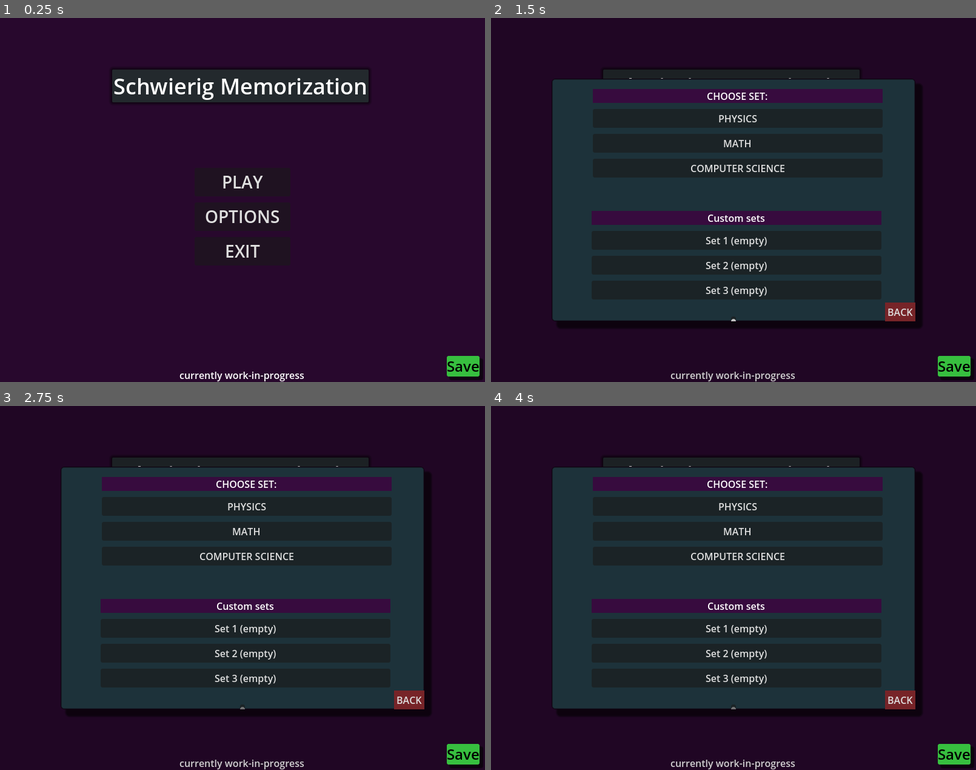
Above: before the commit, frames 1-4 (two rows, left to right).
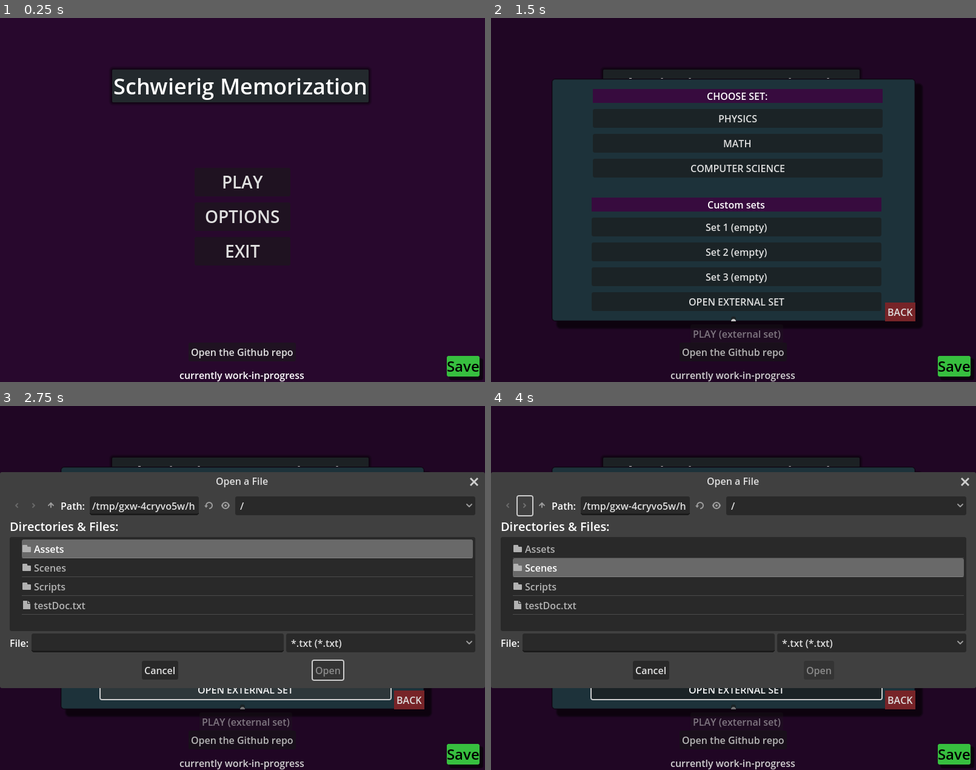
Above: after the commit, the same moments.

Repository: aZaamBie/SchwierigMemorization
Game: Godot game, scene res://Scenes/main_menu.tscn
Two runs of this game, one before a commit and one after it. Both use one fixed random seed, a clock stepped at 60 frames per second and the inputs below.
Inputs (mouse positions are in pixels of both pictures, inside the frame that each line leads up to):
- Up to frame 1 (0.25 s): no input
- Up to frame 2 (1.5 s): click "PLAY" at 0.5 s; click (733, 320) at 1.27 s; type "Alex" at 1.35 s
- Up to frame 3 (2.75 s): click (247, 689) at 2 s, where only the run after the commit has a clickable "OPEN EXTERNAL SET"
- Up to frame 4 (4 s): click "PLAY" at 2.75 s; click (524, 504) at 3.52 s

The runs differ from the first frame. In frame 1, 0.2% of the frame differs, in the area x 39-61%, y 90-94%; in frame 2, 5.6%; in frame 3, 40%; in frame 4, 40%, in the area x 0-100%, y 18-94%.

Commit message:
Added button + feature to open external text files
I added a button (in the already cluttered main menu), that allows you to browse through your filesystem to open ".txt" files.

Also added a button to open the Github repo from the game

Diff:
--- a/Scenes/main_menu.tscn
+++ b/Scenes/main_menu.tscn
@@ -63,6 +63,15 @@
 corner_radius_top_right = 5
 corner_radius_bottom_left = 5
 
+[sub_resource type="StyleBoxFlat" id="StyleBoxFlat_b8bus"]
+bg_color = Color(0.133333, 0.494118, 0.12549, 1)
+corner_radius_top_left = 5
+corner_radius_top_right = 5
+corner_radius_bottom_left = 5
+expand_margin_left = 2.0
+expand_margin_top = 2.0
+expand_margin_right = 2.0
+
 [sub_resource type="StyleBoxFlat" id="StyleBoxFlat_fymmf"]
 bg_color = Color(0.466667, 0.141176, 0.156863, 1)
 
@@ -155,6 +164,33 @@
 border_width_bottom = 2
 border_color = Color(1, 0.258824, 0.184314, 1)
 
+[sub_resource type="StyleBoxFlat" id="StyleBoxFlat_g5rp2"]
+bg_color = Color(0.890196, 0.380392, 0.376471, 1)
+corner_radius_top_left = 3
+corner_radius_top_right = 3
+corner_radius_bottom_right = 3
+corner_radius_bottom_left = 3
+shadow_size = 2
+shadow_offset = Vector2(5, 5)
+
+[sub_resource type="StyleBoxFlat" id="StyleBoxFlat_20pk3"]
+bg_color = Color(1, 0.427451, 0.423529, 1)
+corner_radius_top_left = 3
+corner_radius_top_right = 3
+corner_radius_bottom_right = 3
+corner_radius_bottom_left = 3
+shadow_size = 2
+shadow_offset = Vector2(5, 5)
+
+[sub_resource type="StyleBoxFlat" id="StyleBoxFlat_6a0g4"]
+bg_color = Color(0.611765, 0.262745, 0.258824, 1)
+corner_radius_top_left = 3
+corner_radius_top_right = 3
+corner_radius_bottom_right = 3
+corner_radius_bottom_left = 3
+shadow_size = 2
+shadow_offset = Vector2(5, 5)
+
 [node name="MainMenu" type="Control"]
 layout_mode = 3
 anchors_preset = 15
@@ -186,6 +222,18 @@
 grow_horizontal = 2
 grow_vertical = 0
 text = "currently work-in-progress"
+
+[node name="btnGithub" type="Button" parent="warn"]
+layout_mode = 1
+anchors_preset = 5
+anchor_left = 0.5
+anchor_right = 0.5
+offset_left = -89.5
+offset_top = -42.0
+offset_right = 87.5
+offset_bottom = -11.0
+grow_horizontal = 2
+text = "Open the Github repo"
 
 [node name="ttl" type="Label" parent="."]
 layout_mode = 1
@@ -309,9 +357,9 @@
 layout_mode = 1
 anchors_preset = -1
 anchor_left = 0.11
-anchor_top = 0.545
+anchor_top = 0.48875
 anchor_right = 0.906667
-anchor_bottom = 0.985
+anchor_bottom = 0.95625
 grow_horizontal = 2
 grow_vertical = 2
 theme_override_constants/separation = 10
@@ -354,6 +402,35 @@
 [node name="btn_set3" type="Button" parent="playSelect/vboxCustom"]
 layout_mode = 2
 text = "Set 3"
+
+[node name="btn_external1" type="Button" parent="playSelect/vboxCustom"]
+layout_mode = 2
+text = "OPEN EXTERNAL SET"
+
+[node name="openFile_dlg" type="FileDialog" parent="playSelect/vboxCustom/btn_external1"]
+title = "Open a File"
+initial_position = 2
+size = Vector2i(784, 318)
+ok_button_text = "Open"
+file_mode = 0
+access = 2
+filters = PackedStringArray("*.txt")
+
+[node name="btnPlayExt" type="Button" parent="playSelect/vboxCustom/btn_external1"]
+layout_mode = 1
+anchors_preset = 7
+anchor_left = 0.5
+anchor_top = 1.0
+anchor_right = 0.5
+anchor_bottom = 1.0
+offset_left = -23.5
+offset_top = 22.0
+offset_right = 23.5
+offset_bottom = 53.0
+grow_horizontal = 2
+grow_vertical = 0
+theme_override_styles/normal = SubResource("StyleBoxFlat_b8bus")
+text = "PLAY (external set)"
 
 [node name="back" type="Button" parent="playSelect"]
 layout_mode = 1
@@ -669,9 +746,9 @@
 theme_override_colors/font_pressed_color = Color(0.341176, 0.207843, 0.2, 1)
 theme_override_colors/font_hover_color = Color(0.262745, 0.262745, 0.262745, 1)
 theme_override_font_sizes/font_size = 24
-theme_override_styles/normal = SubResource("StyleBoxFlat_2eacq")
-theme_override_styles/hover = SubResource("StyleBoxFlat_03nrn")
-theme_override_styles/pressed = SubResource("StyleBoxFlat_ldlqw")
+theme_override_styles/normal = SubResource("StyleBoxFlat_g5rp2")
+theme_override_styles/hover = SubResource("StyleBoxFlat_20pk3")
+theme_override_styles/pressed = SubResource("StyleBoxFlat_6a0g4")
 text = "Clear"
 
 [node name="sfx_save" type="AudioStreamPlayer" parent="."]
@@ -680,6 +757,7 @@
 [node name="sfx_select" type="AudioStreamPlayer" parent="."]
 stream = ExtResource("3_ixqpu")
 
+[connection signal="pressed" from="warn/btnGithub" to="." method="_on_btn_github_pressed"]
 [connection signal="pressed" from="VBoxContainer/btn_play" to="." method="_on_btn_play_pressed"]
 [connection signal="pressed" from="VBoxContainer/btn_options" to="." method="_on_btn_options_pressed"]
 [connection signal="pressed" from="VBoxContainer/btn_exit" to="." method="_on_btn_exit_pressed"]
@@ -689,6 +767,9 @@
 [connection signal="pressed" from="playSelect/vboxCustom/btn_set1" to="." method="_on_btn_set_1_pressed"]
 [connection signal="pressed" from="playSelect/vboxCustom/btn_set2" to="." method="_on_btn_set_2_pressed"]
 [connection signal="pressed" from="playSelect/vboxCustom/btn_set3" to="." method="_on_btn_set_3_pressed"]
+[connection signal="pressed" from="playSelect/vboxCustom/btn_external1" to="." method="_on_btn_external_1_pressed"]
+[connection signal="file_selected" from="playSelect/vboxCustom/btn_external1/openFile_dlg" to="." method="_on_open_file_dlg_file_selected"]
+[connection signal="pressed" from="playSelect/vboxCustom/btn_external1/btnPlayExt" to="." method="_on_btn_play_ext_pressed"]
 [connection signal="pressed" from="playSelect/back" to="." method="_on_back_pressed"]
 [connection signal="drag_ended" from="playSelect/cSet_edit/config_numWords/hslid_numWords" to="." method="_on_hslid_num_words_drag_ended"]
 [connection signal="pressed" from="playSelect/cSet_edit/back_cSet" to="." method="_on_back_c_set_pressed"]
--- a/Scripts/Globals.gd
+++ b/Scripts/Globals.gd
@@ -15,6 +15,8 @@
 var setPhy : Array = ["Newton", "Einstein", "Pascal", "Hooke"]
 var setMam : Array = ["Calculus", "Integrals", "Derivative", "Linear differential equation", "Optimisation"]
 var setCS : Array = ["Selection", "Iteration", "String", "Array", " Function", "Recursion"]
+
+var cExternalSet : Array
 
 ### FUNCTIONS ###
 func _ready():
--- a/Scripts/main_menu.gd
+++ b/Scripts/main_menu.gd
@@ -11,6 +11,8 @@
 
 	closeCset()
 	$optionSelect/vboxCont/hslid_difficulty.value = Globals.difficulty_
+
+	$playSelect/vboxCustom/btn_external1/btnPlayExt.disabled = true
 
 
 func _process(delta):
@@ -187,3 +189,38 @@
 func _on_hslid_difficulty_drag_ended(value_changed):
 	pass # Replace with function body.
 	Globals.difficulty_ = $optionSelect/vboxCont/hslid_difficulty.value
+
+
+
+
+
+func _on_btn_external_1_pressed():
+	pass # Replace with function body.
+	$playSelect/vboxCustom/btn_external1/openFile_dlg.show()
+
+func _on_open_file_dlg_file_selected(path):
+	var file = FileAccess.open(path, FileAccess.READ)
+	var content = file.get_as_text(true)
+
+	# split content
+	content = content.split("\n")
+
+	Globals.cExternalSet = content # assign global external set to current, split content
+
+	print(Globals.cExternalSet)
+
+	## enable the play button
+	$playSelect/vboxCustom/btn_external1/btnPlayExt.disabled = false
+
+
+func _on_btn_play_ext_pressed():
+	pass # Replace with function body.
+	Globals.numWordsToTest = len(Globals.cExternalSet)
+	Globals.currentSet_play = Globals.cExternalSet
+	get_tree().change_scene_to_file("res://Scenes/word_tester.tscn")
+
+
+
+func _on_btn_github_pressed():
+	pass # Replace with function body.
+	OS.shell_open("https://github.com/aZaamBie/SchwierigMemorization")
Not shown: 1 places in Scenes/main_menu.tscn that only renumber resources
Not shown, added: testDoc.txt
